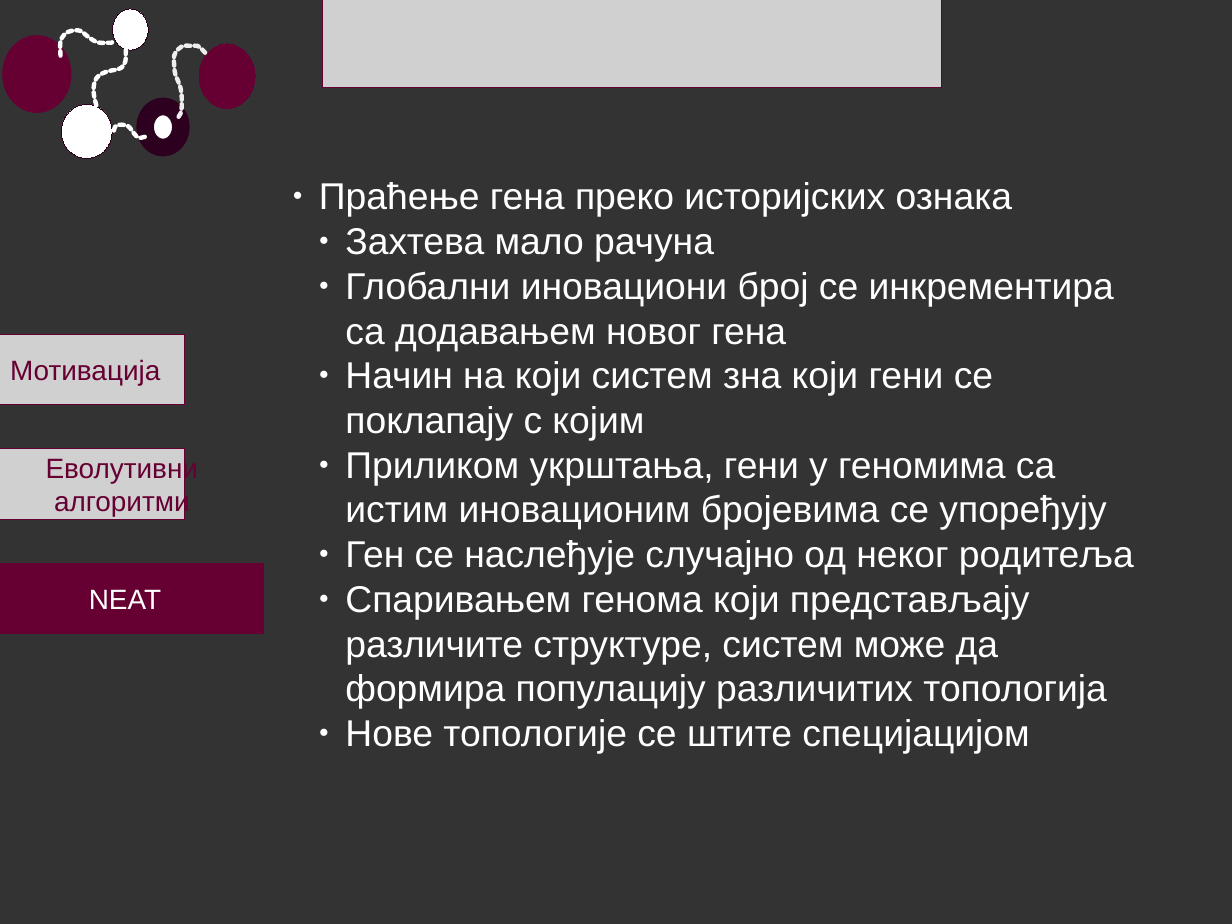
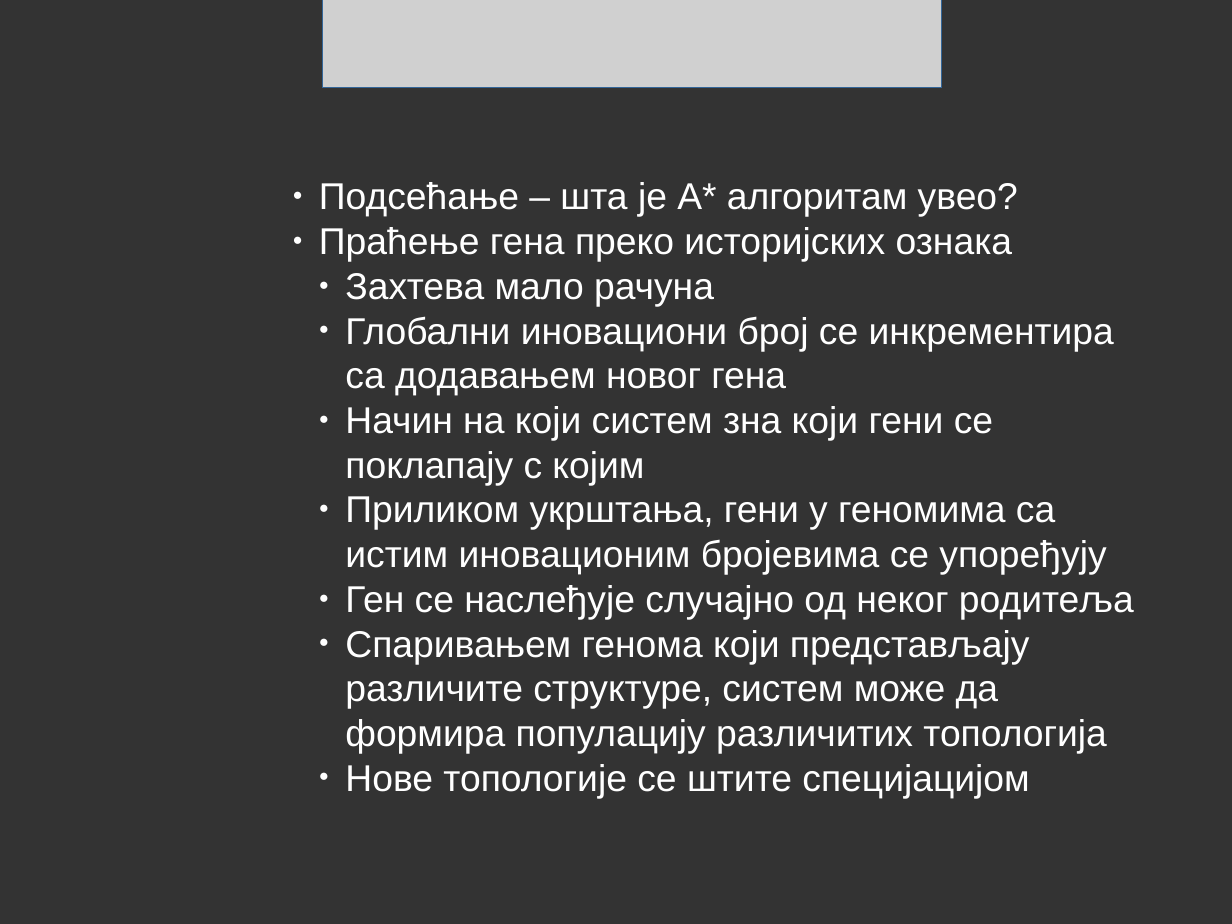
Before and after one commit to alien93/softProj, a slide deck: slide 10 of prezentacija/evolutivni_algoritmi.odp (slide 17 before the commit). Drawn at 1232x924 pixels with LibreOffice and Linux fonts; fonts in the diff are those of the drawing; grey boxes stand for pictures. Boxes give left, top, right and bottom in pixels: in the first picture for what was removed or moved away, otherwise in the second. Text is boxed around its words. In the diff, an @@ line names an element or a change of style, - is before the commit and + after.

```diff
--- a/prezentacija/evolutivni_algoritmi.odp
+++ b/prezentacija/evolutivni_algoritmi.odp
@@ freeform shape removed at bbox=[59, 29, 114, 55] @@
@@ ellipse removed at bbox=[113, 9, 149, 50] @@
@@ ellipse removed at bbox=[9, 41, 65, 106] @@
@@ freeform shape removed at bbox=[94, 49, 127, 107] @@
@@ freeform shape removed at bbox=[173, 45, 207, 117] @@
@@ ellipse removed at bbox=[199, 44, 255, 108] @@
@@ ellipse removed at bbox=[61, 104, 112, 158] @@
@@ ellipse removed at bbox=[145, 106, 181, 148] @@
@@ freeform shape removed at bbox=[114, 123, 148, 138] @@
@@ text at bbox=[319, 182, 1018, 217]: paragraph added @@
+● Подсећање – шта је A* алгоритам увео?
@@ picture removed at bbox=[0, 334, 186, 405] @@
-Мотивација
@@ picture removed at bbox=[0, 449, 186, 520] @@
-Еволутивни
-алгоритми
@@ rectangle removed at bbox=[0, 563, 264, 634] @@
-NEAT
```
Also in this commit, not shown: 9 other slides changed, 3 slides added, 13 slides removed, 6 other files.
